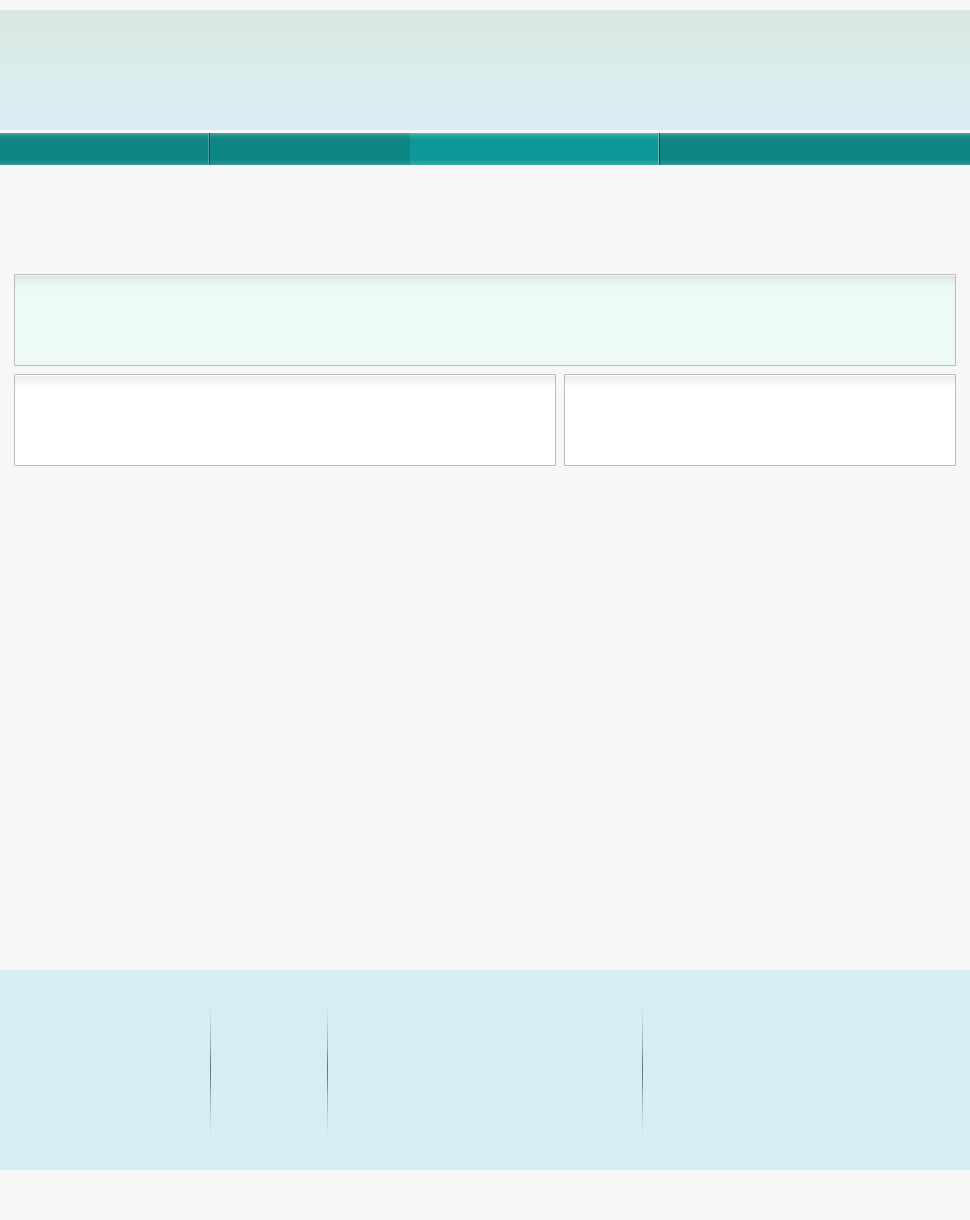
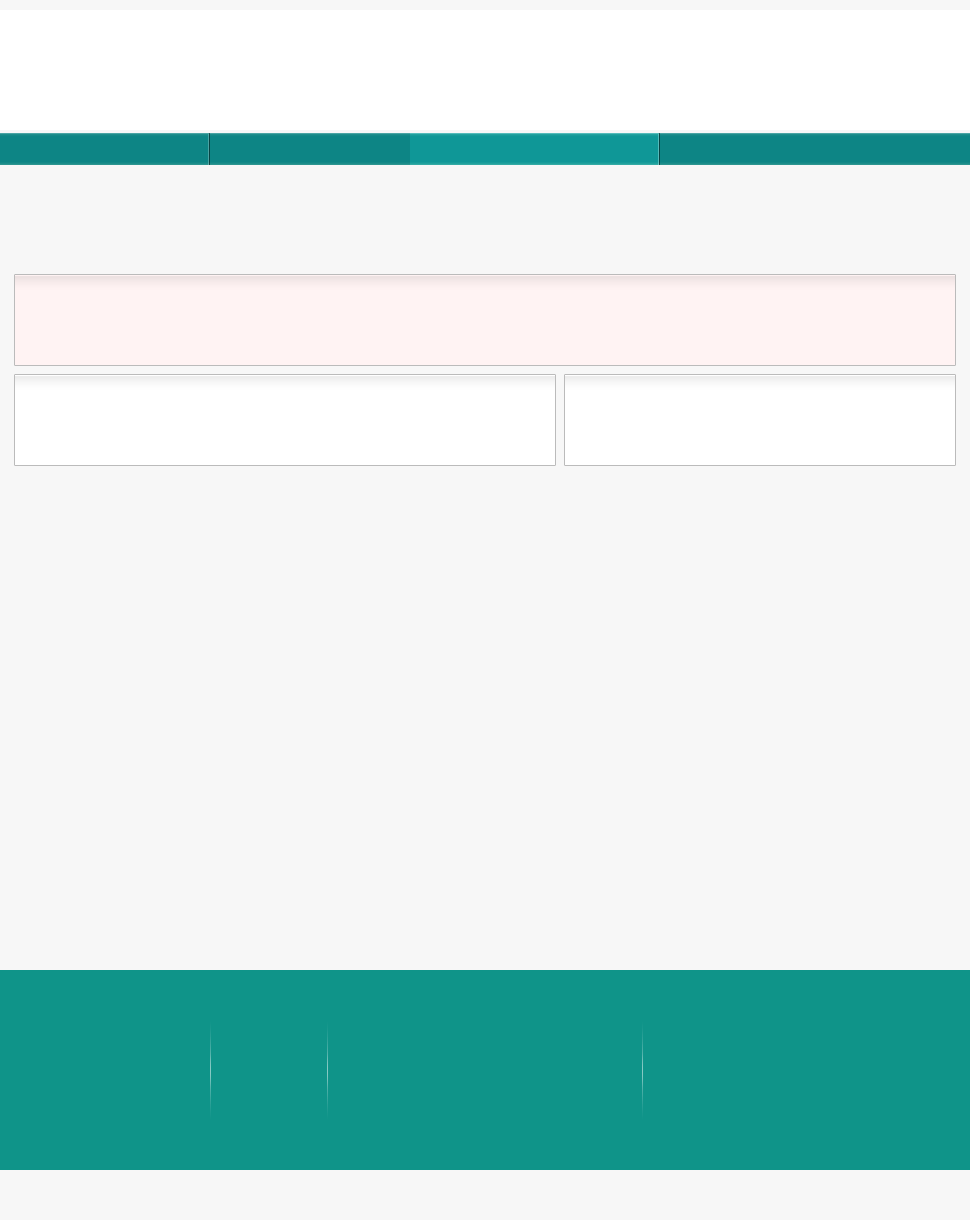
Comparing the layer stacks of the two w=970, h=1220 images. Changes:
painted on "header" over left=0, top=10, right=970, bottom=130
painted on "header widgets" over left=15, top=275, right=955, bottom=365
painted on "footer boxes" over left=0, top=970, right=970, bottom=1170
